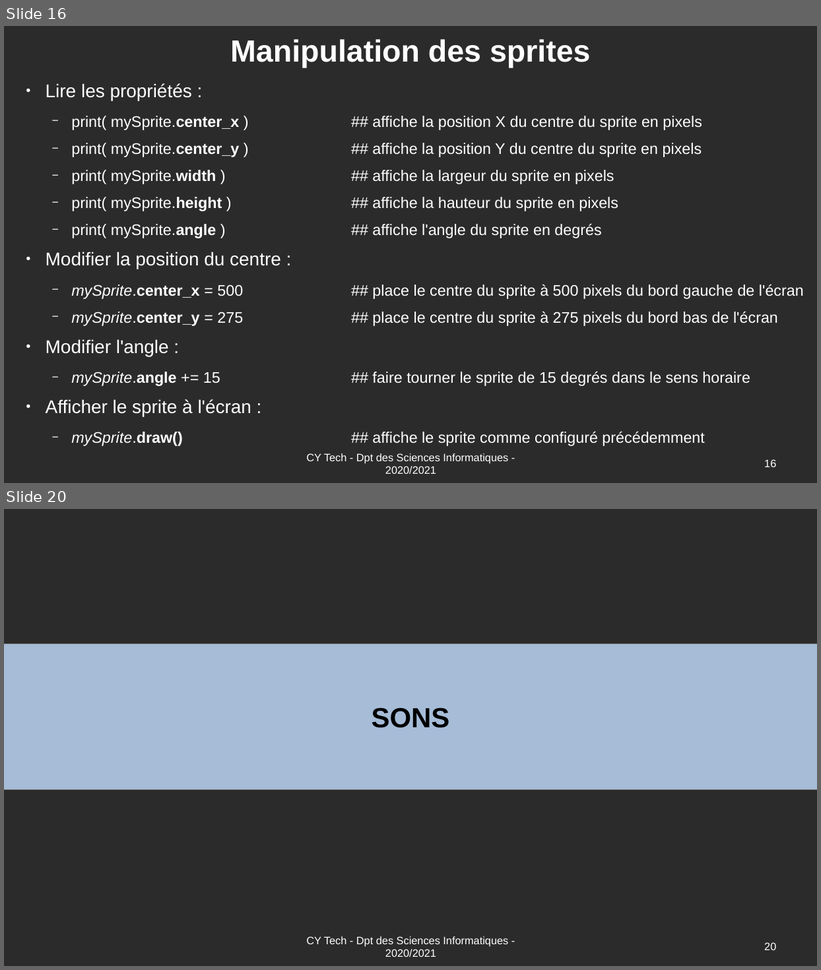
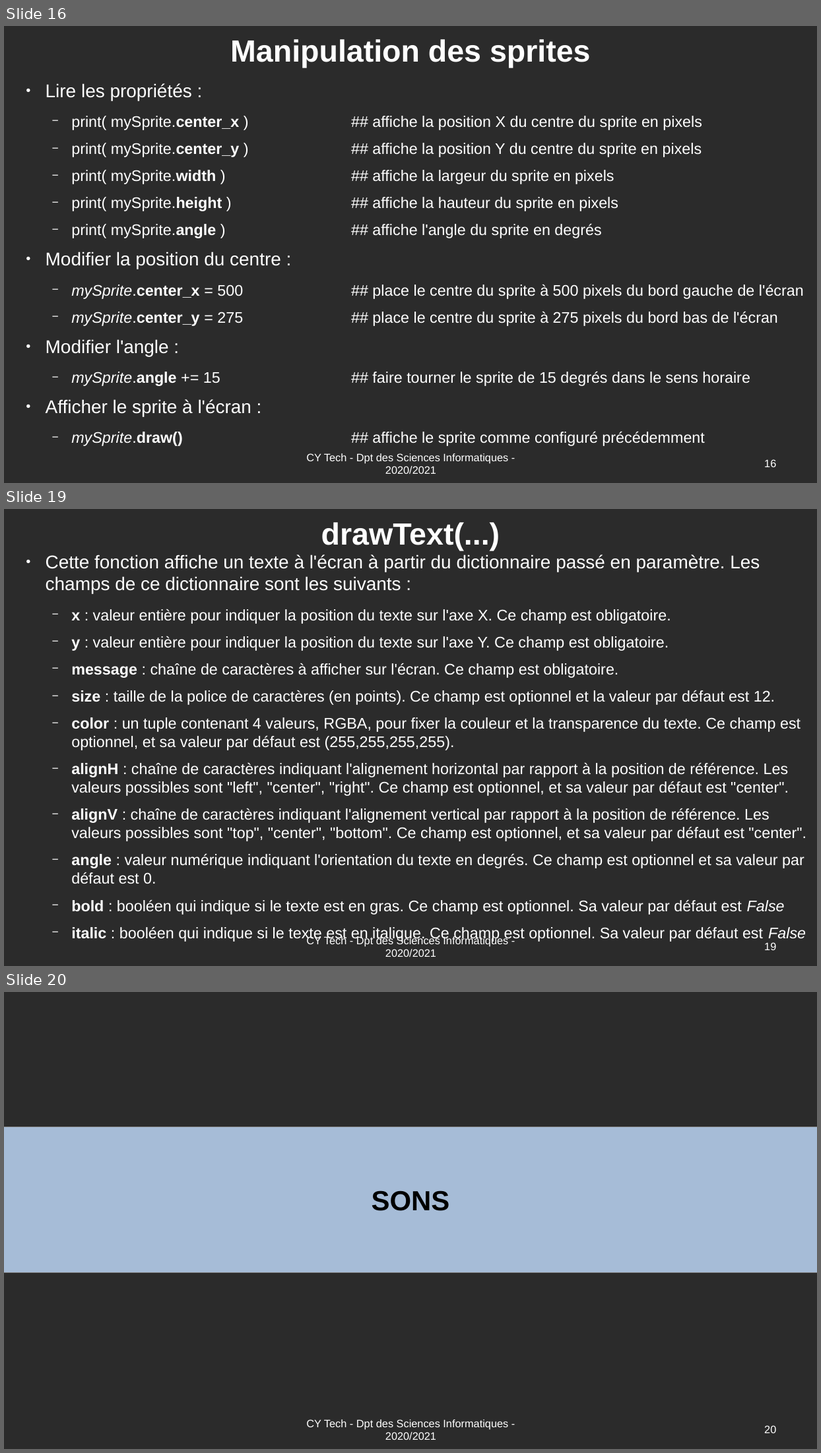
Before and after one commit to Romuald78/pyArcade, a slide deck: doc/UE_Libre_Jeu_Arcade_Documentation.odp. Shown one above the other, each under a label of ours: slides 16 and 20 before the commit, slides 16, 19 and 20 after it; the slides between them are not shown. The pictures are 821x970 and 821x1453 pixels, drawn with LibreOffice and Linux fonts; fonts in the diff are those of the drawing; background and template pictures are left out; a plain dark background stands for a picture behind light text. Boxes give left, top, right and bottom in pixels: in the first picture for what was removed or moved away, otherwise in the second. Text is boxed around its words. In the diff, an @@ line names an element or a change of style, - is before the commit and + after.

```diff
--- a/doc/UE_Libre_Jeu_Arcade_Documentation.odp
+++ b/doc/UE_Libre_Jeu_Arcade_Documentation.odp
@@ slide 19 added at (4,509,817,966), background picture (left out) @@
@@ title added at (321,522,500,551), 40 pt, text #FFFFFF, bold @@
+drawText(...)
@@ text added at (46,555,807,942), 20 pt, text #FFFFFF @@
+● Cette fonction affiche un texte à l'écran à partir du dictionnaire passé en paramètre. Les champs de ce dictionnaire sont les suivants :
+  − x : valeur entière pour indiquer la position du texte sur l'axe X. Ce champ est obligatoire.
+  − y : valeur entière pour indiquer la position du texte sur l'axe Y. Ce champ est obligatoire.
+  − message : chaîne de caractères à afficher sur l'écran. Ce champ est obligatoire.
+  − size : taille de la police de caractères (en points). Ce champ est optionnel et la valeur par défaut est 12.
+  − color : un tuple contenant 4 valeurs, RGBA, pour fixer la couleur et la transparence du texte. Ce champ est optionnel, et sa valeur par défaut est (255,255,255,255).
+  − alignH : chaîne de caractères indiquant l'alignement horizontal par rapport à la position de référence. Les valeurs possibles sont "left", "center", "right". Ce champ est optionnel, et sa valeur par défaut est "center".
+  − alignV : chaîne de caractères indiquant l'alignement vertical par rapport à la position de référence. Les valeurs possibles sont "top", "center", "bottom". Ce champ est optionnel, et sa valeur par défaut est "center".
+  − angle : valeur numérique indiquant l'orientation du texte en degrés. Ce champ est optionnel et sa valeur par défaut est 0.
+  − bold : booléen qui indique si le texte est en gras. Ce champ est optionnel. Sa valeur par défaut est False
+  − italic : booléen qui indique si le texte est en italique. Ce champ est optionnel. Sa valeur par défaut est False
@@ text added at (306,935,508,957), 14 pt, text #FFFFFF @@
+CY Tech - Dpt des Sciences Informatiques - 2020/2021
@@ page number added at (764,943,776,951), 14 pt, text #FFFFFF @@
+19
```
Also in this commit, not shown: 3 slides changed, 4 other slides added, 2 other files.
